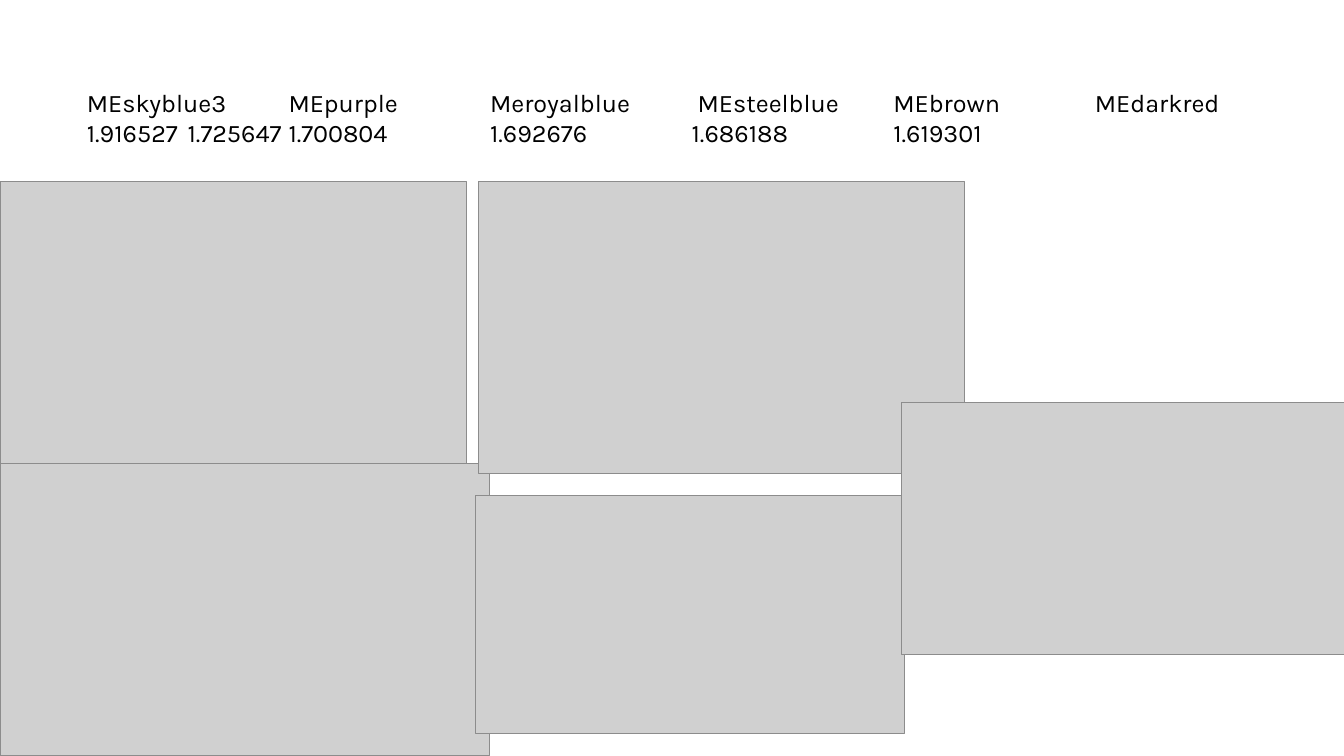
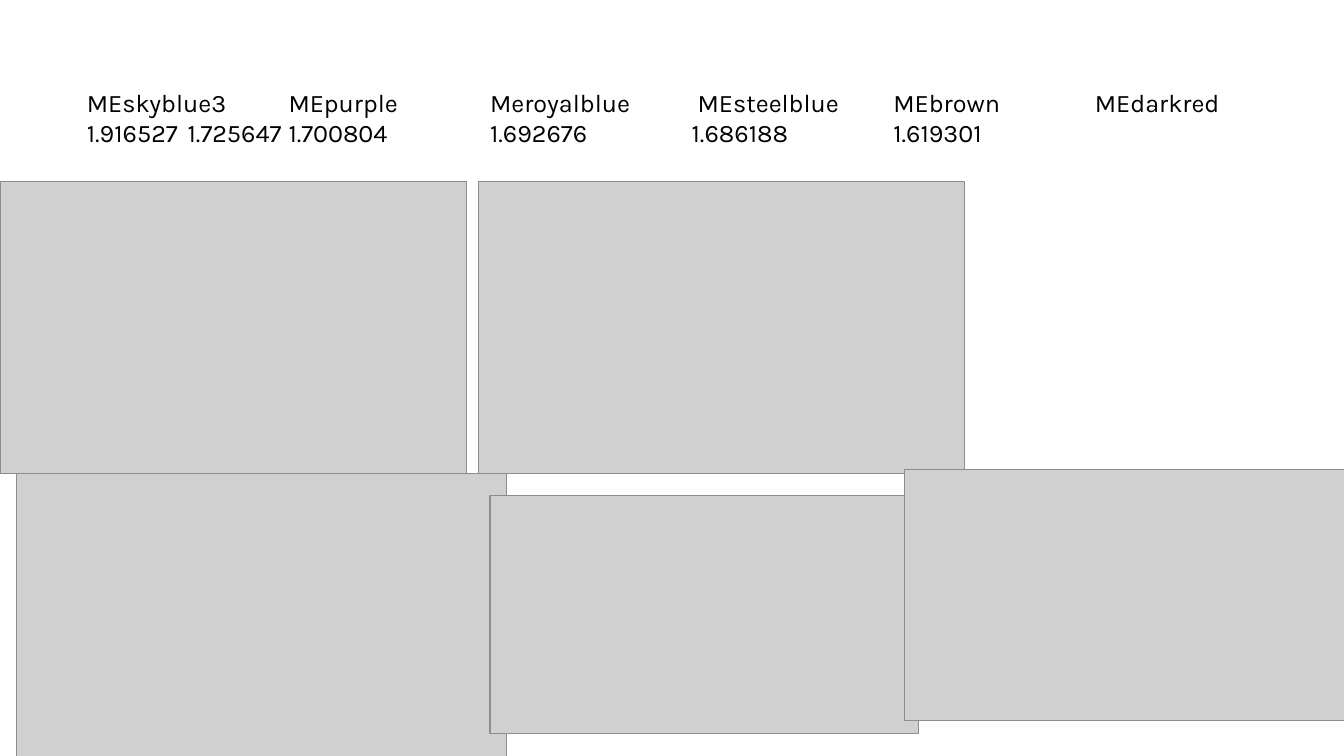
Before and after one commit to luisabender/bioinformatics-bachelor-s-thesis, a slide deck: slide 40 of progress.pptx (slide 52 before the commit). Drawn at 1344x756 pixels with LibreOffice and Linux fonts; fonts in the diff are those of the drawing; grey boxes stand for pictures. Boxes give left, top, right and bottom in pixels: in the first picture for what was removed or moved away, otherwise in the second. Text is boxed around its words. In the diff, an @@ line names an element or a change of style, - is before the commit and + after.

```diff
--- a/progress.pptx
+++ b/progress.pptx
@@ picture: place and size @@
-picture at <box>0,464,490,756</box>
+picture at <box>16,473,506,756</box>
@@ picture: place and size @@
-picture at <box>901,403,1344,655</box>
+picture at <box>904,469,1344,721</box>
@@ picture: place and size @@
-picture at <box>476,496,904,734</box>
+picture at <box>490,496,919,734</box>
```
Also in this commit, not shown: 6 other slides changed, 22 slides added, 34 slides removed, 21 other files.
